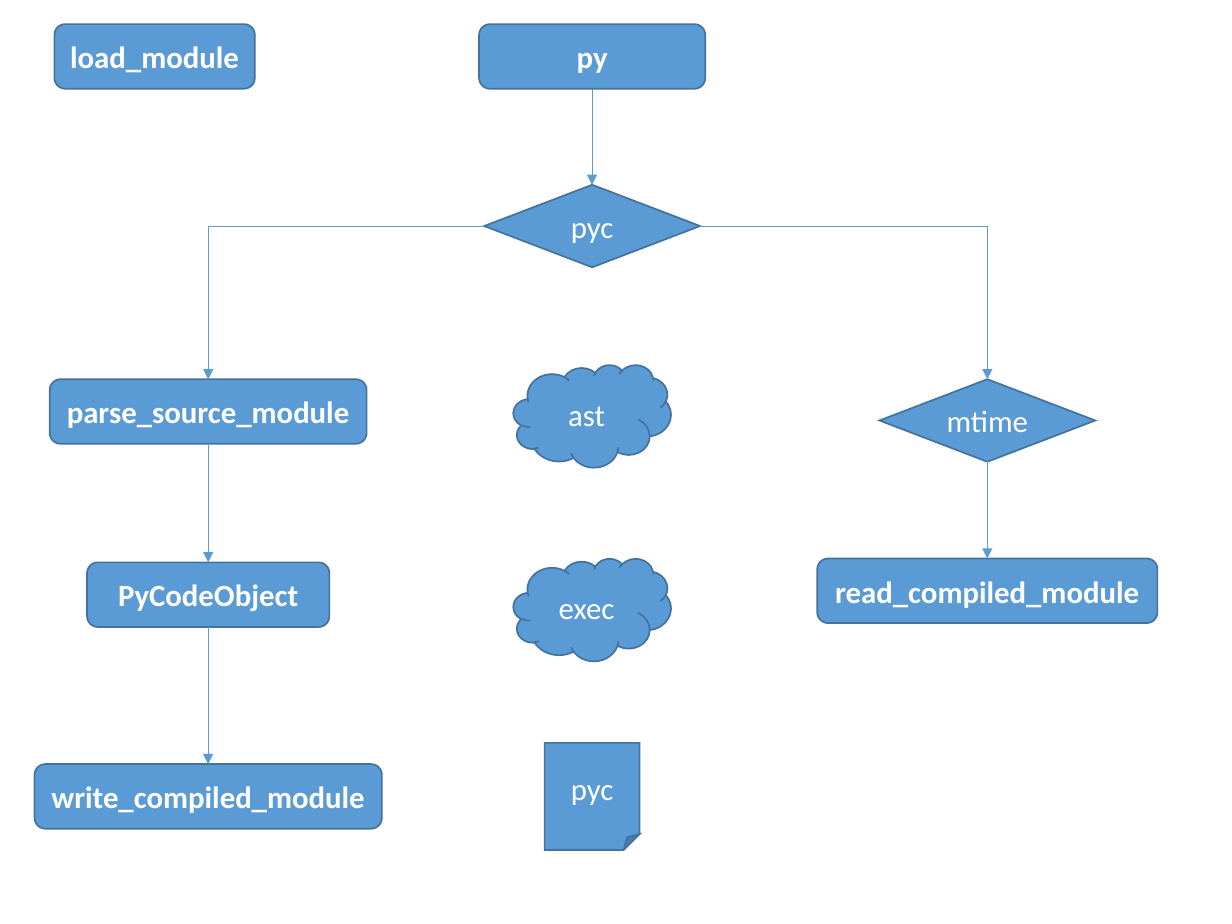
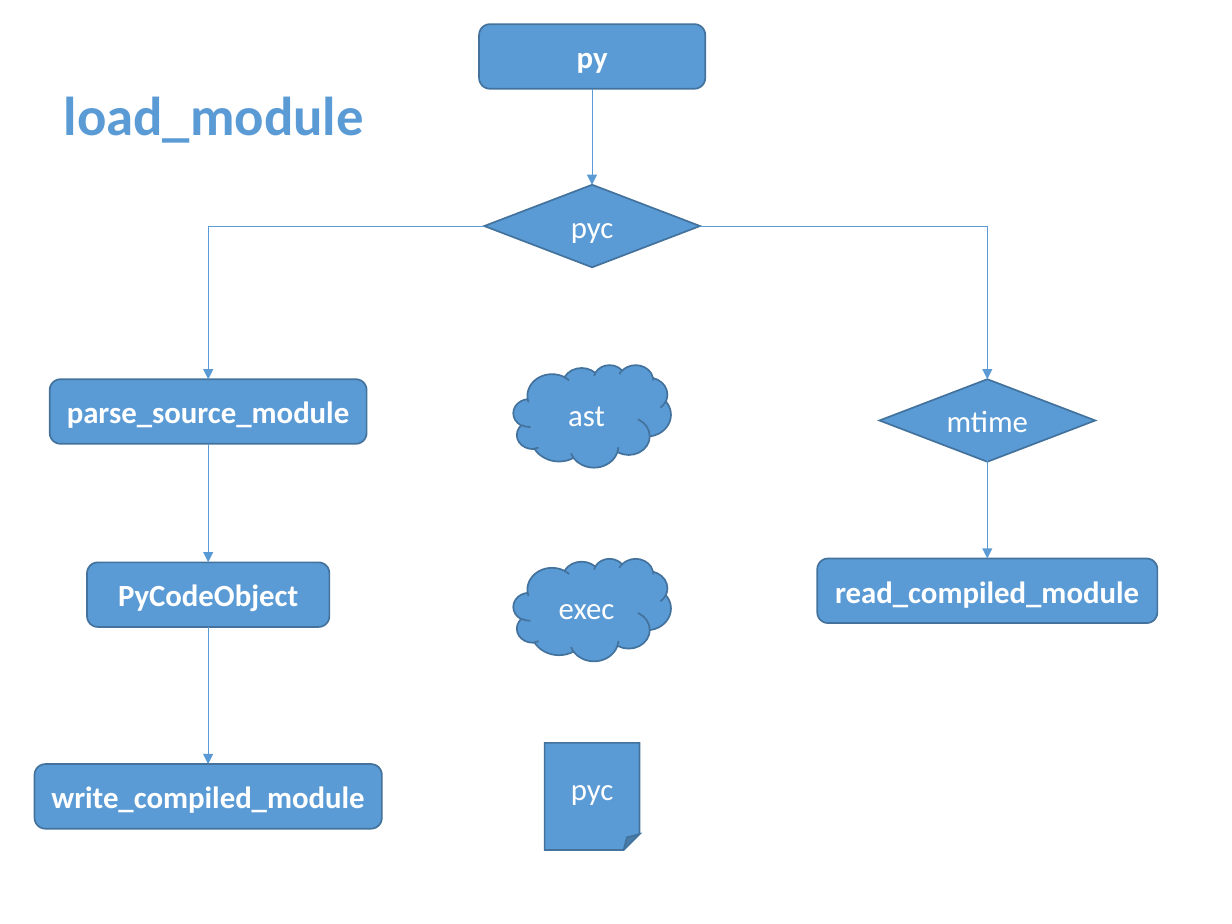
Before and after one commit to menfeng/studynote, a slide deck: slide 11 of python/source code/import/import.pptx (slide 13 before the commit). Drawn at 1232x924 pixels with LibreOffice and Linux fonts; fonts in the diff are those of the drawing. Boxes give left, top, right and bottom in pixels: in the first picture for what was removed or moved away, otherwise in the second. Text is boxed around its words. In the diff, an @@ line names an element or a change of style, - is before the commit and + after.

```diff
--- a/python/source code/import/import.pptx
+++ b/python/source code/import/import.pptx
@@ text "load_module": place and size @@
-text "load_module" at bbox=[54, 25, 255, 89]
+text "load_module" at bbox=[64, 96, 364, 143]
@@ text "load_module" at bbox=[64, 96, 364, 143]: size 18 to 32 pt, text colour #FFFFFF to #5B9BD5; vertical alignment middle to top; fill #5B9BD5 to none; outline #43739E 1 pt to none @@
```
Also in this commit, not shown: 12 other slides changed, 2 slides added, 2 slides removed.
